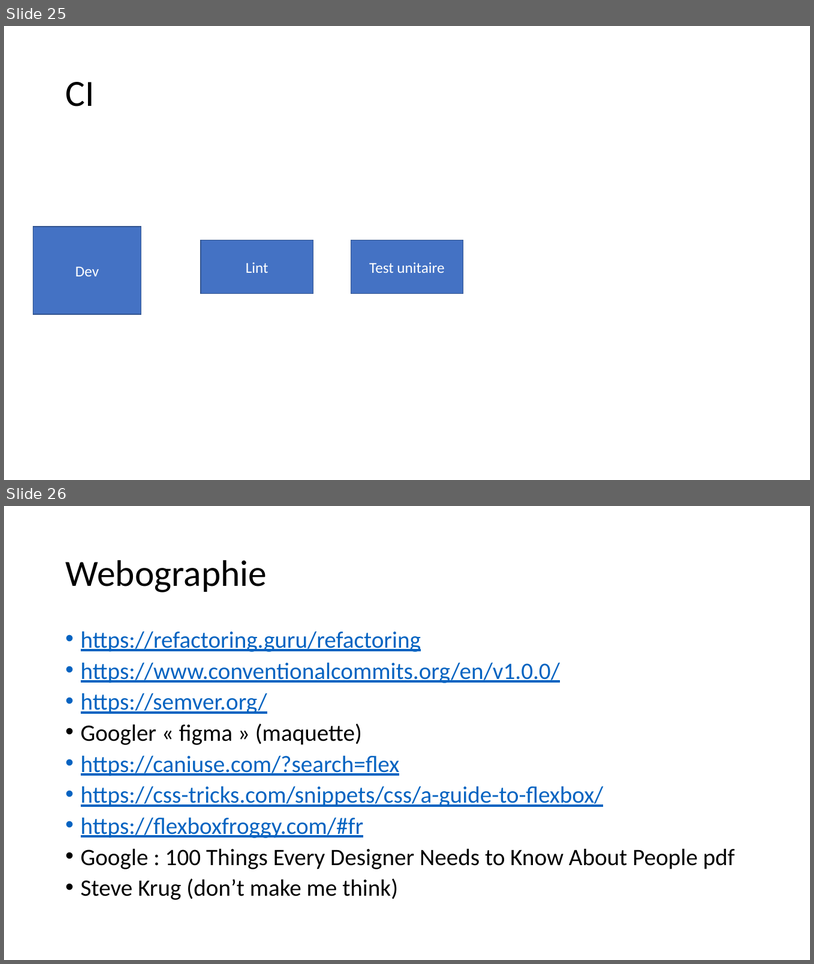
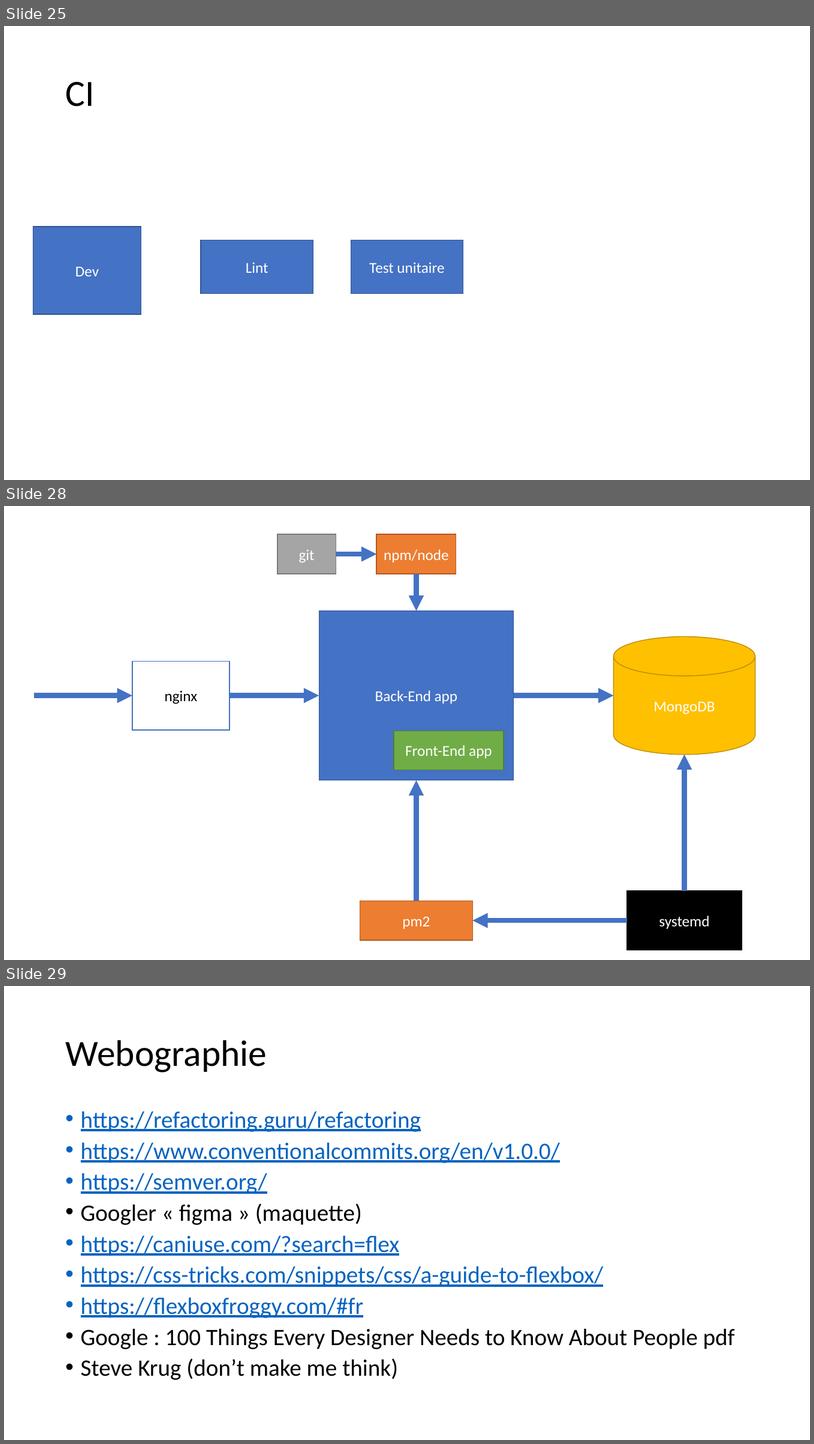
Before and after one commit to jlg-formation/fuj-juillet-2020, a slide deck: notes.pptx. Shown one above the other, each under a label of ours: slides 25 and 26 before the commit, slides 25, 28 and 29 after it; the slides between them are not shown. The pictures are 814x964 and 814x1444 pixels, drawn with LibreOffice and Linux fonts; fonts in the diff are those of the drawing. Boxes give left, top, right and bottom in pixels: in the first picture for what was removed or moved away, otherwise in the second. Text is boxed around its words. In the diff, an @@ line names an element or a change of style, - is before the commit and + after.

```diff
--- a/notes.pptx
+++ b/notes.pptx
@@ slide 28 added at (4,506,810,960), background #FFFFFF @@
@@ rectangle added at (278,534,336,574), fill #A5A5A5, outline #7A7A7A 1 pt, 18 pt, text #FFFFFF @@
+git
@@ rectangle added at (377,534,456,574), fill #ED7D31, outline #AF5C24 1 pt, 18 pt, text #FFFFFF @@
+npm/node
@@ arrow added from (336, 554) to (377, 554), #4472C4 6 pt @@
@@ arrow added from (417, 574) to (417, 610), #4472C4 6 pt @@
@@ rectangle added at (319,610,514,780), fill #4472C4, outline #325491 1 pt, 18 pt, text #FFFFFF @@
+Back-End app
@@ cylinder added at (614,637,755,754), fill #FFC000, outline #BD8E00 1 pt, 18 pt, text #FFFFFF @@
+MongoDB
@@ rectangle added at (132,661,230,730), fill #FFFFFF, outline #4472C4 1 pt, 18 pt, text #000000 @@
+nginx
@@ arrow added from (34, 696) to (132, 696), #4472C4 6 pt @@
@@ arrow added from (230, 696) to (319, 696), #4472C4 6 pt @@
@@ arrow added from (514, 696) to (614, 696), #4472C4 6 pt @@
@@ rectangle added at (394,730,504,770), fill #70AD47, outline #538035 1 pt, 18 pt, text #FFFFFF @@
+Front-End app
@@ arrow added from (684, 891) to (684, 754), #4472C4 6 pt @@
@@ arrow added from (417, 900) to (417, 780), #4472C4 6 pt @@
@@ rectangle added at (360,900,473,940), fill #ED7D31, outline #AF5C24 1 pt, 18 pt, text #FFFFFF @@
+pm2
@@ rectangle added at (627,891,742,950), fill #000000, outline #000000 1 pt, 18 pt, text #FFFFFF @@
+systemd
@@ arrow added from (627, 921) to (473, 921), #4472C4 6 pt @@
@@ what was slide 26 is now slide 29 @@
```
Also in this commit, not shown: 2 other slides added.
